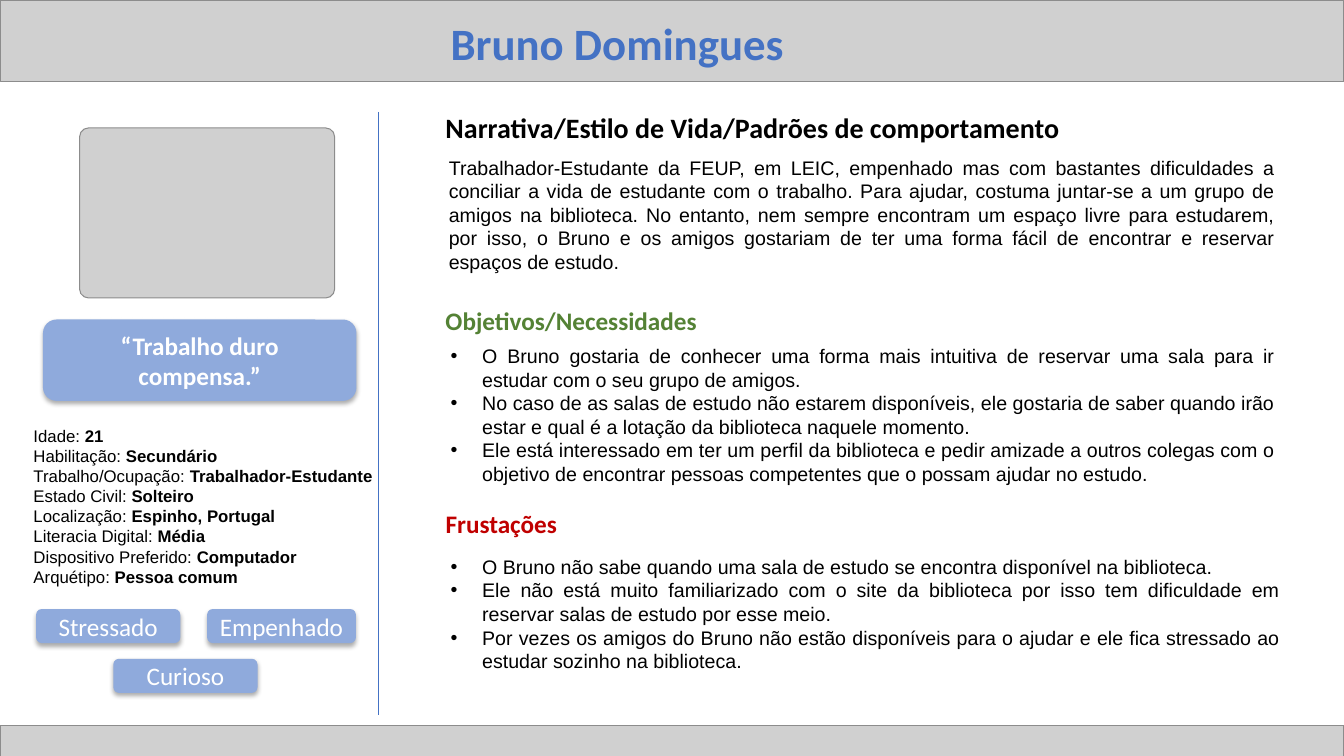
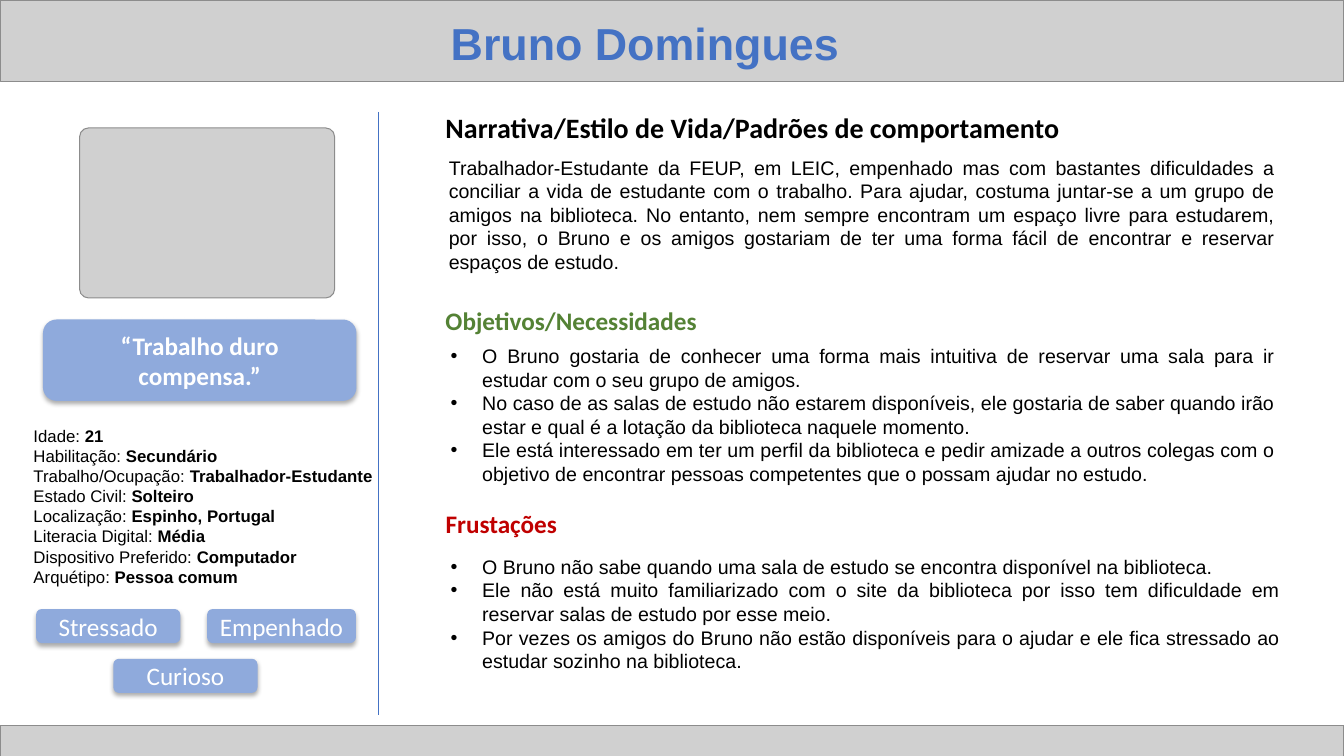
Before and after one commit to ICWeiner/FEUP-IPC, a slide deck: slide 5 of phase1/ipc.pptx. Drawn at 1344x756 pixels with LibreOffice and Linux fonts; fonts in the diff are those of the drawing; grey boxes stand for pictures. Boxes give left, top, right and bottom in pixels: in the first picture for what was removed or moved away, otherwise in the second. Text is boxed around its words. In the diff, an @@ line names an element or a change of style, - is before the commit and + after.

```diff
--- a/phase1/ipc.pptx
+++ b/phase1/ipc.pptx
@@ text "Bruno Domingues" at bbox=[451, 27, 839, 69]: font Calibri to Arial @@
```
Also in this commit, not shown: 5 other slides changed.
